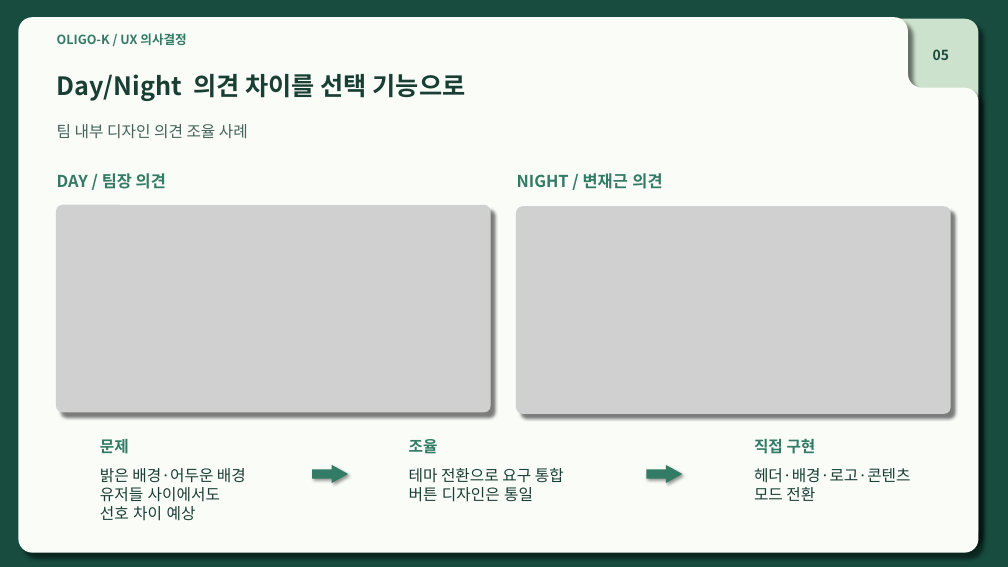
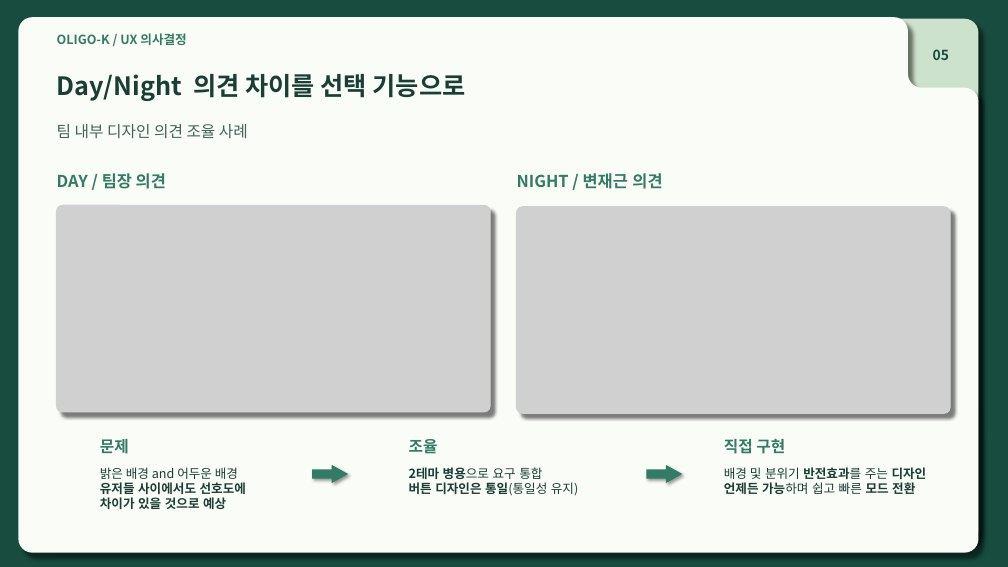
Before and after one commit to Jack-the-Ace/remind, a slide deck: slide 5 of 참고자료/취뽀/포트폴리오_변재근_v3.0.pptx. Drawn at 1008x567 pixels with LibreOffice and Linux fonts; fonts in the diff are those of the drawing; grey boxes stand for pictures. Boxes give left, top, right and bottom in pixels: in the first picture for what was removed or moved away, otherwise in the second. Text is boxed around its words. In the diff, an @@ line names an element or a change of style, - is before the commit and + after.

```diff
--- a/참고자료/취뽀/포트폴리오_변재근_v3.0.pptx
+++ b/참고자료/취뽀/포트폴리오_변재근_v3.0.pptx
@@ text "직접 구현": place and size @@
-text "직접 구현" at [754,439,816,454]
+text "직접 구현" at [724,439,785,454]
@@ text at [100,467,246,509]: text changed; size 18.8 to 15 pt; bold on @@
-밝은 배경·어두운 배경
-유저들 사이에서도
-선호 차이 예상
+밝은 배경 and 어두운 배경
+유저들 사이에서도 선호도에
+차이가 있을 것으로 예상
@@ text at [409,467,578,496]: text changed; size 18.8 to 15 pt; bold on @@
-테마 전환으로 요구 통합
-버튼 디자인은 통일
+2테마 병용으로 요구 통합
+버튼 디자인은 통일(통일성 유지)
@@ text at [724,467,927,494]: text changed; size 18.8 to 15 pt; bold on @@
-헤더·배경·로고·콘텐츠
-모드 전환
+배경 및 분위기 반전효과를 주는 디자인
+언제든 가능하며 쉽고 빠른 모드 전환
```
Also in this commit, not shown: 10 other slides changed, 29 other files.
